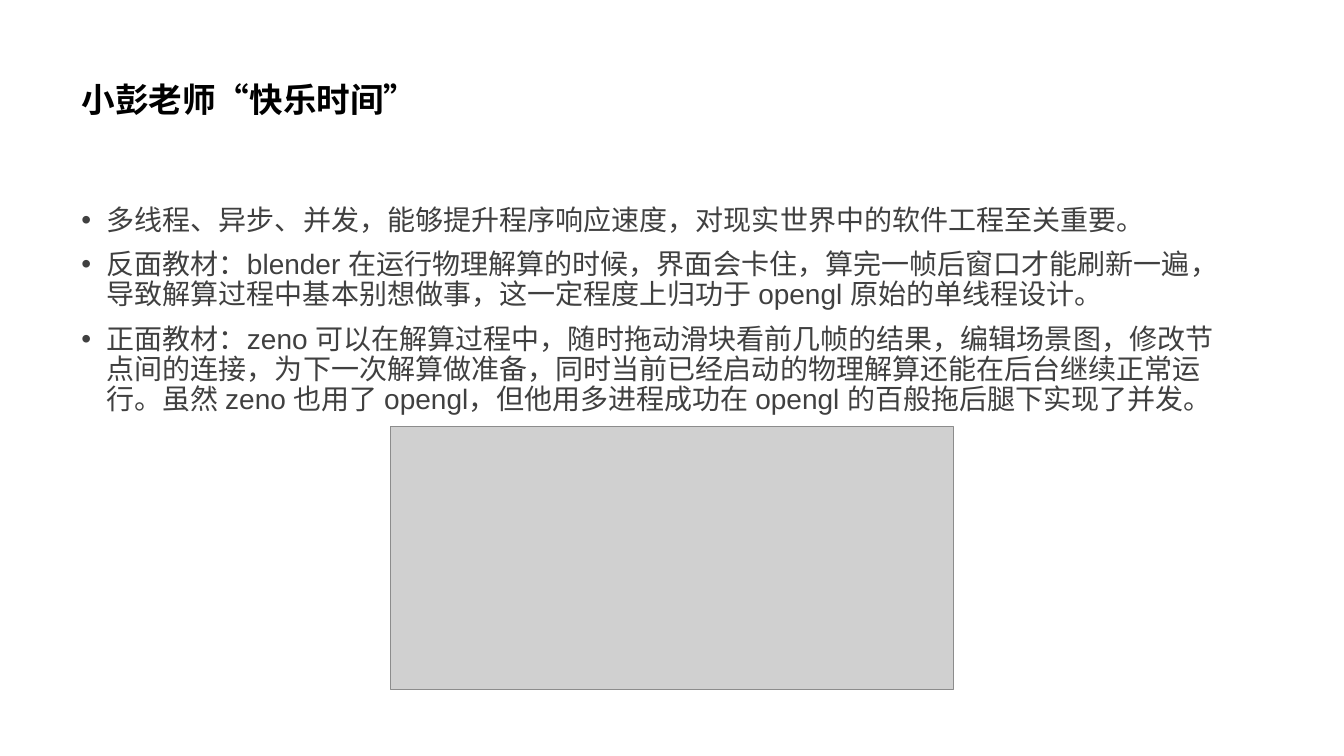
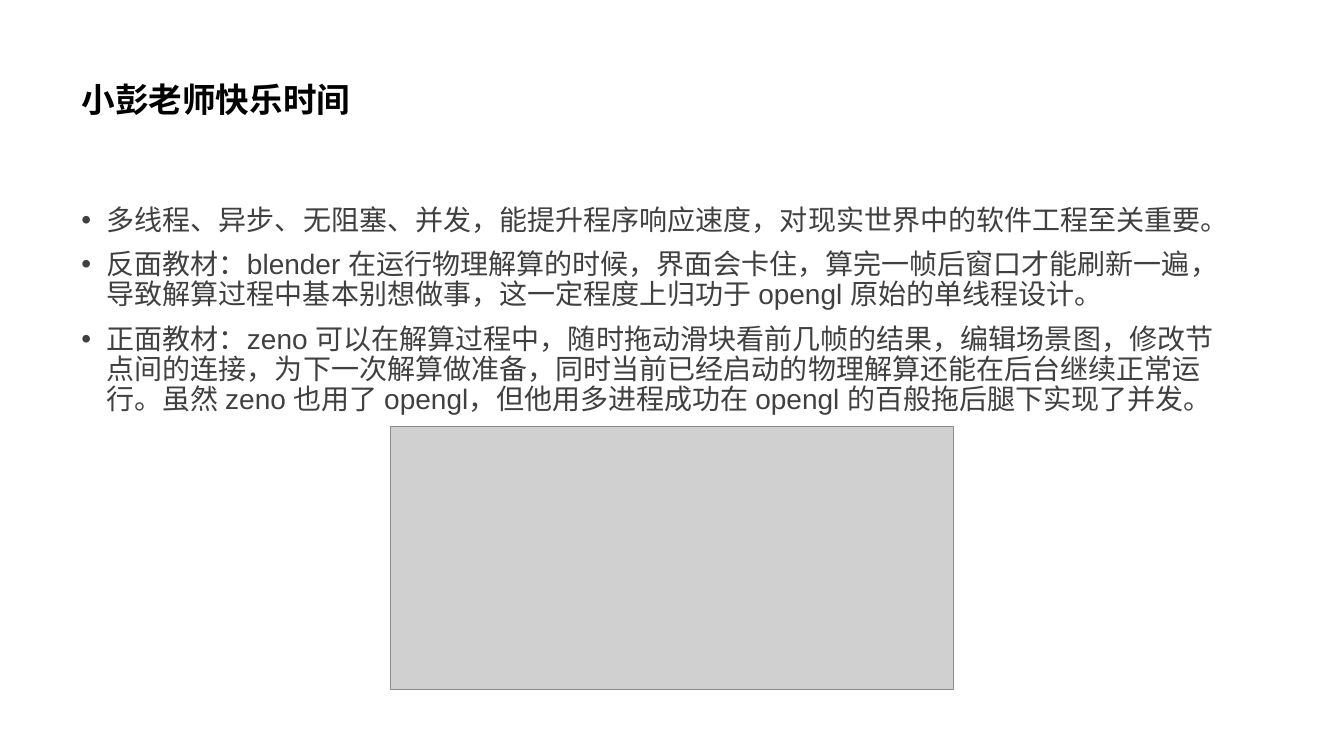
Before and after one commit to parallel101/course, a slide deck: slide 15 of 05/slides.pptx (slide 14 before the commit). Drawn at 1344x756 pixels with LibreOffice and Linux fonts; fonts in the diff are those of the drawing; grey boxes stand for pictures. Boxes give left, top, right and bottom in pixels: in the first picture for what was removed or moved away, otherwise in the second. Text is boxed around its words. In the diff, an @@ line names an element or a change of style, - is before the commit and + after.

```diff
--- a/05/slides.pptx
+++ b/05/slides.pptx
@@ title at (x1=81, y1=83, x2=350, y2=115): text changed @@
-小彭老师“快乐时间”
+小彭老师快乐时间
@@ text at (x1=107, y1=206, x2=1229, y2=233): text changed @@
-• 多线程、异步、并发，能够提升程序响应速度，对现实世界中的软件工程至关重要。
+• 多线程、异步、无阻塞、并发，能提升程序响应速度，对现实世界中的软件工程至关重要。
```
Also in this commit, not shown: 3 other slides changed, 10 slides added, 15 other files.
